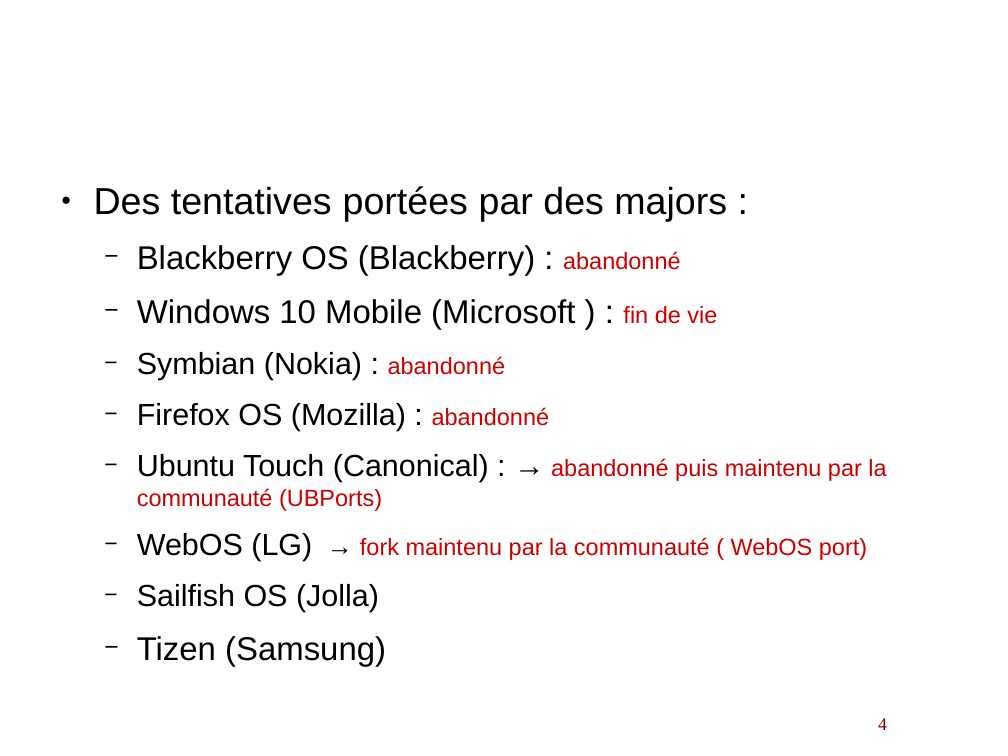
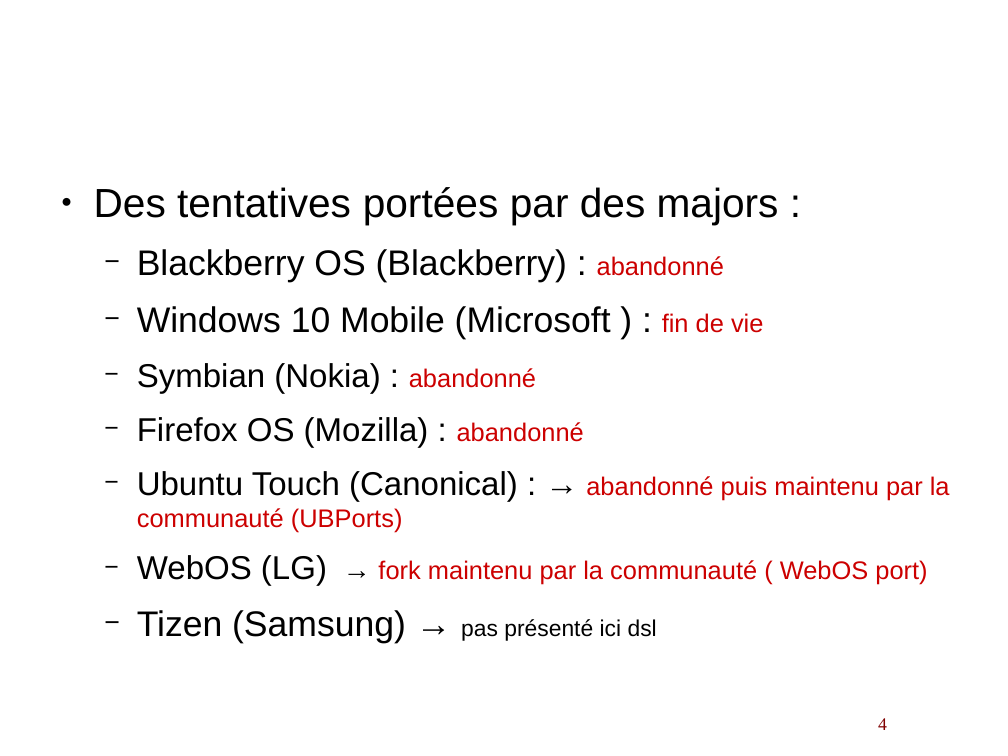
Before and after one commit to lduboeuf/ut-helloworld-py, a slide deck: slide 4 of osmobiles.odp. Drawn at 1008x756 pixels with LibreOffice and Linux fonts; fonts in the diff are those of the drawing; background and template pictures are left out. Boxes give left, top, right and bottom in pixels: in the first picture for what was removed or moved away, otherwise in the second. Text is boxed around its words. In the diff, an @@ line names an element or a change of style, - is before the commit and + after.

Commit message:
add SailfishOS section WIP

```diff
--- a/osmobiles.odp
+++ b/osmobiles.odp
@@ text at box(94, 187, 950, 586): size 29.6 to 32 pt in "Des tentatives portées par des majors :"; size 25.9 to 28 pt in "Blackberry OS (Blackberry) :", "Windows 10 Mobile (Microsoft ) :"; size 18.5 to 20 pt in "abandonné", "fin de vie", "abandonné", "abandonné" and 2 more places; size 24.1 to 26 pt in "Symbian (Nokia) :", "Firefox OS (Mozilla) :", "Ubuntu Touch (Canonical) : →", "WebOS (LG)"; size 20.4 to 22 pt in "→" @@
@@ text at box(137, 610, 657, 643): text changed; size 24.1 to 18 pt @@
-  − Sailfish OS (Jolla)
-  − Tizen (Samsung)
+  − Tizen (Samsung) → pas présenté ici dsl
```
Also in this commit, not shown: 2 other slides changed, 3 slides added.
